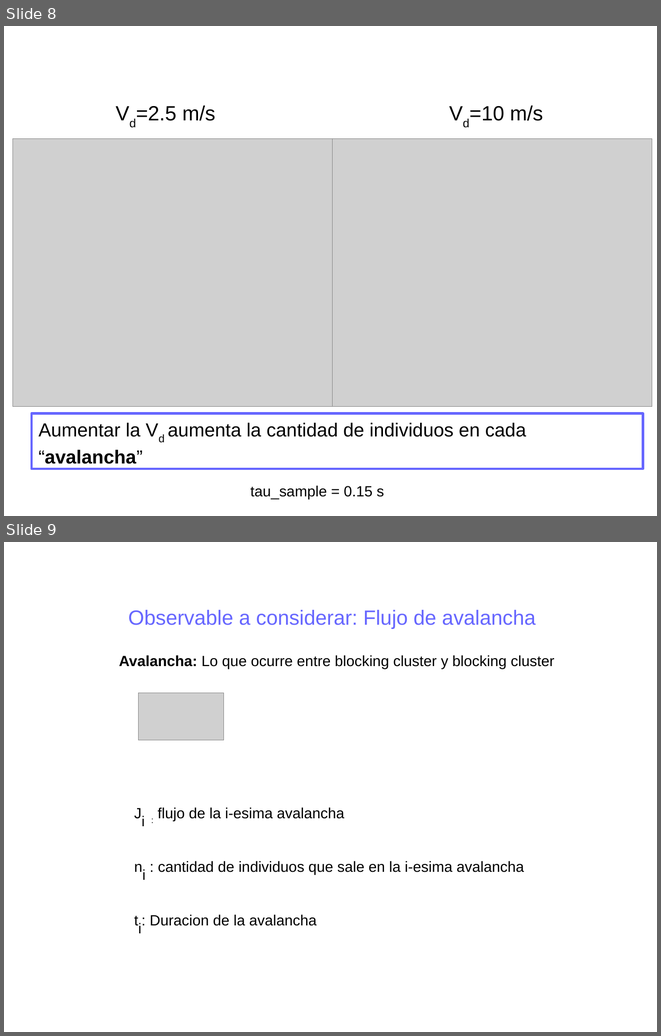
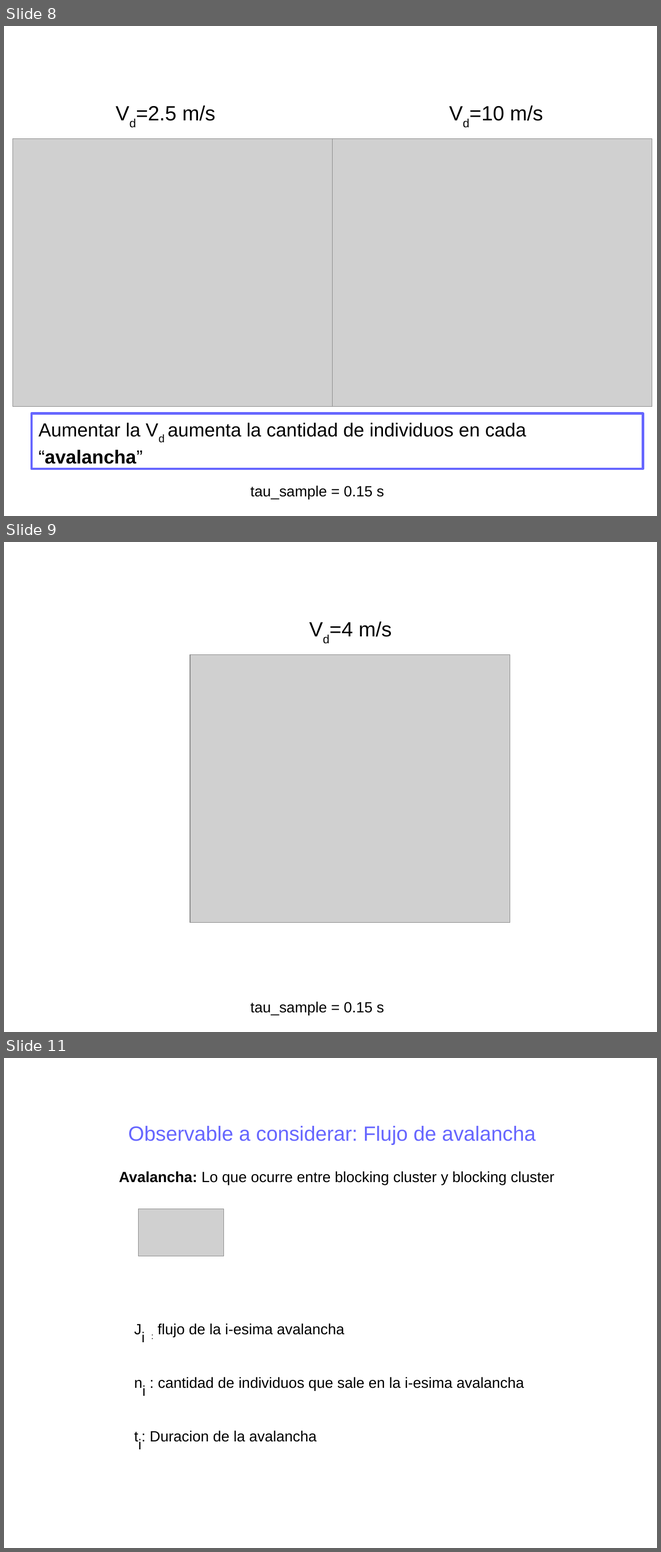
Before and after one commit to ignaciosticco/super_ath, a slide deck: present_superath1.odp. Shown one above the other, each under a label of ours: slides 8 and 9 before the commit, slides 8, 9 and 11 after it; the slides between them are not shown. The pictures are 661x1036 and 661x1552 pixels, drawn with LibreOffice and Linux fonts; fonts in the diff are those of the drawing; grey boxes stand for pictures. Boxes give left, top, right and bottom in pixels: in the first picture for what was removed or moved away, otherwise in the second. Text is boxed around its words. In the diff, an @@ line names an element or a change of style, - is before the commit and + after.

```diff
--- a/present_superath1.odp
+++ b/present_superath1.odp
@@ slide 9 added at [4,542,657,1032], background #FFFFFF @@
@@ text added at [329,622,391,637], 25 pt, text #000000 @@
+Vd=4 m/s
@@ picture added at [190,654,510,923] @@
@@ text added at [250,1001,384,1015], 18 pt, text #000000 @@
+tau_sample = 0.15 s
@@ what was slide 9 is now slide 11 @@
```
Also in this commit, not shown: 1 other slide added, 39 other files.
